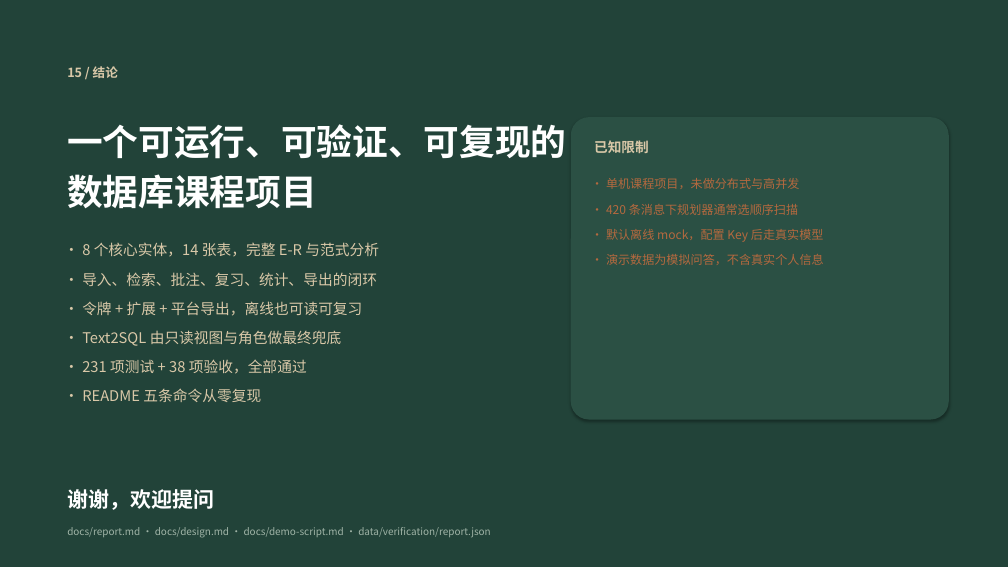
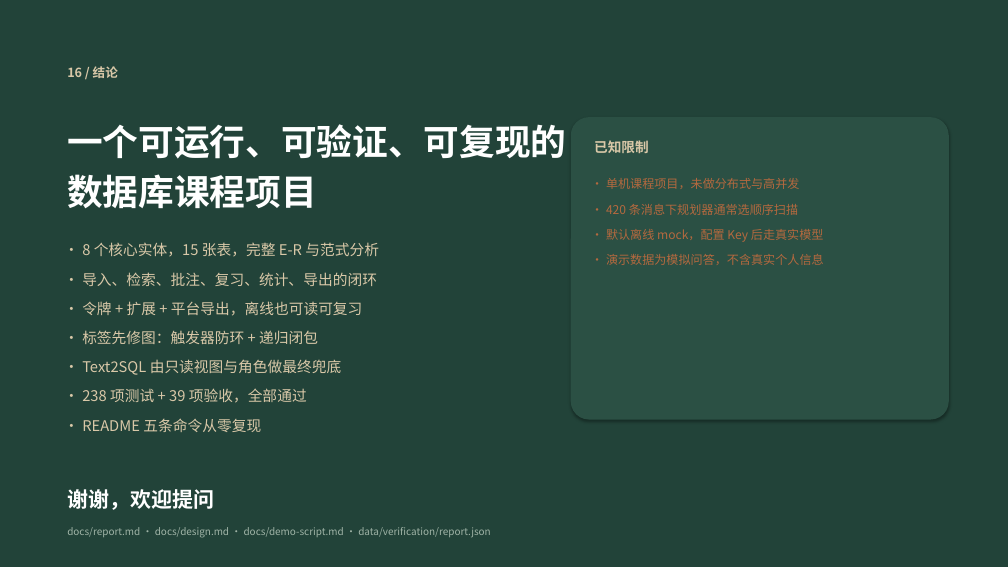
Before and after one commit to ycl-berserk/2026Database, a slide deck: slide 17 of docs/汇报.pptx (slide 16 before the commit). Drawn at 1008x567 pixels with LibreOffice and Linux fonts; fonts in the diff are those of the drawing. Boxes give left, top, right and bottom in pixels: in the first picture for what was removed or moved away, otherwise in the second. Text is boxed around its words. In the diff, an @@ line names an element or a change of style, - is before the commit and + after.

Commit message:
feat: 标签先修图（DAG、递归闭包与可视化）K2
新增 tag_edges 边表与触发器防环，提供递归闭包视图、按课程分组的 SVG 页面、
种子数据、单元/集成测试与端到端验收；同步更新报告、需求、路线图、演示脚本与 PPT。

```diff
--- a/docs/汇报.pptx
+++ b/docs/汇报.pptx
@@ text at <box>82,242,379,257</box>: text changed @@
-• 8 个核心实体，14 张表，完整 E-R 与范式分析
+• 8 个核心实体，15 张表，完整 E-R 与范式分析
@@ text at <box>82,330,318,344</box>: paragraph added @@
+• 标签先修图：触发器防环 + 递归闭包
@@ text at <box>82,388,307,403</box>: text changed @@
-• 231 项测试 + 38 项验收，全部通过
+• 238 项测试 + 39 项验收，全部通过
```
Also in this commit, not shown: 7 other slides changed, 1 slide added, 27 other files.
